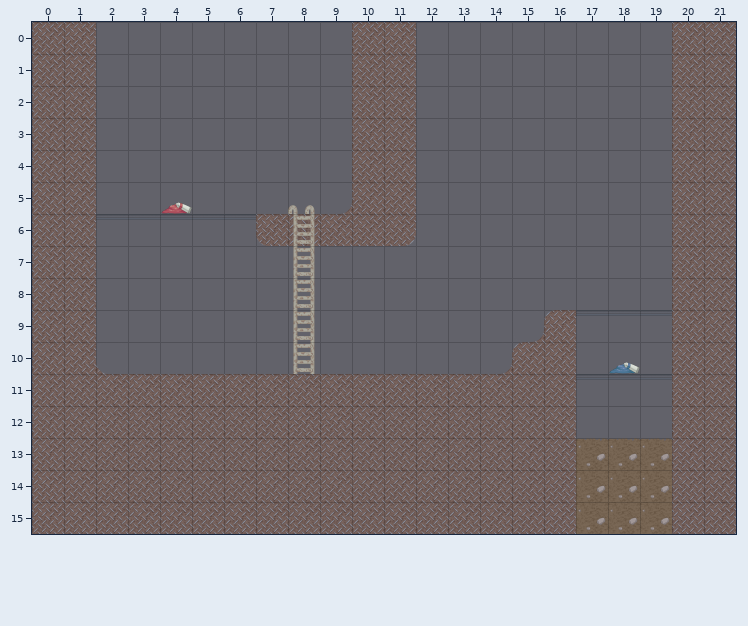
Two versions of a level (Tiled map, trickleLibrary/OG2D/data/tileset/water4.tmx). This is how it looked before the edit.
Cells are 256x256 px. Shown: x 0..21, y 0..15.
The result:
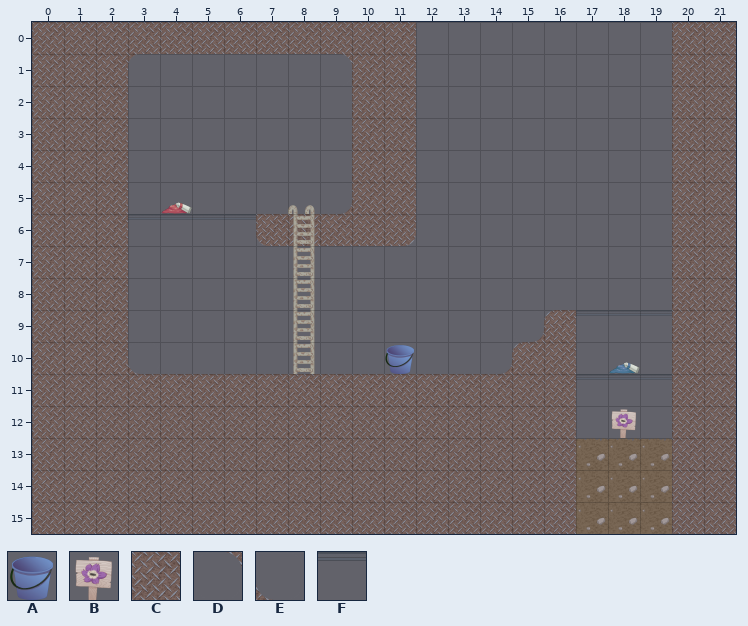
Key: from "bucket": A 0; from "goal": B 3; from "trickle": C 1, D 11, E 12, F 14.
_ is an empty cell.
Tiles replaced or removed in this view: E, F.
The exact change:
Changed rows in their new state; . is an unchanged cell.
Layer "タイル・レイヤー1":
first column x 2:
 0 CCCCCCCC.........
 1 C......D.........
 2 C................
 3 C................
 4 C................
 5 C................
 6 C................
 7 C................
 8 C................
 9 C................
10 CE.......A.......
12 ................B
Changed places in both pictures, as pixel boxes (x1, y1, x2, y2):
changed: (96, 22, 352, 374)
added: (385, 345, 414, 374)
added: (611, 409, 636, 438)
